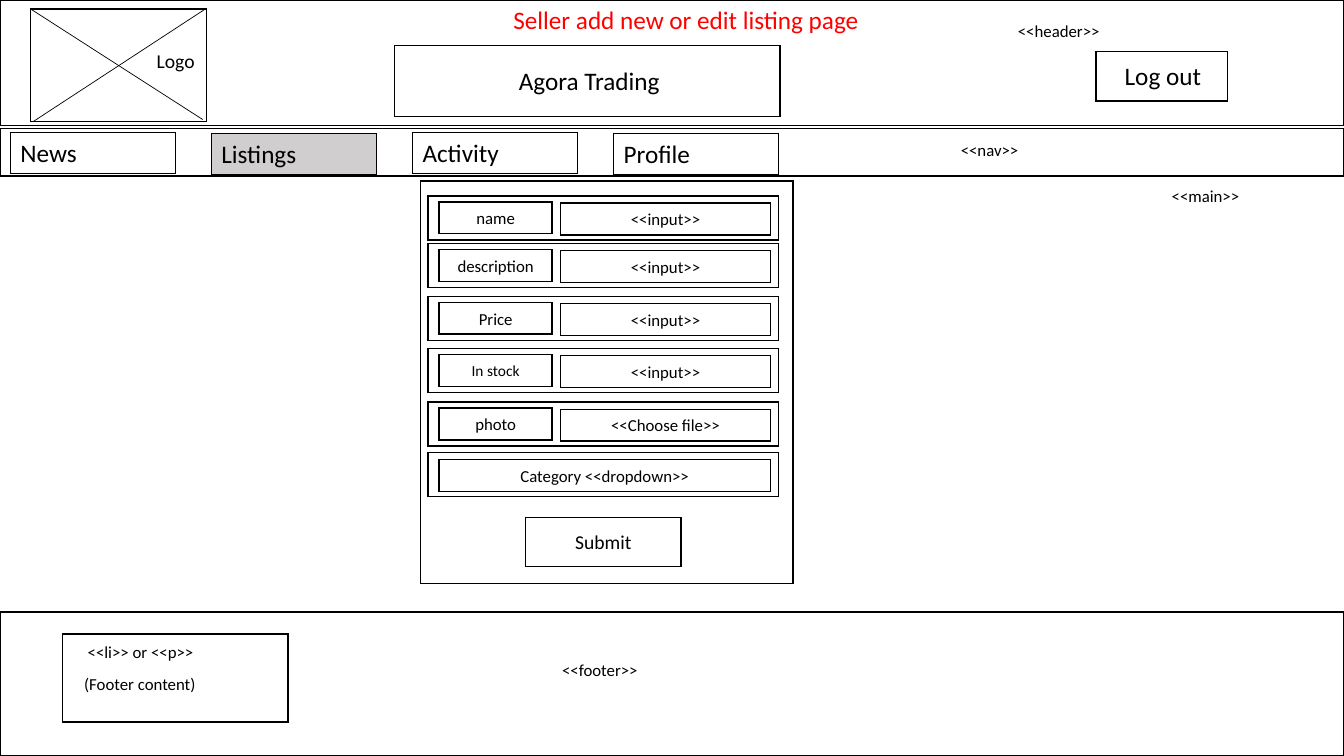
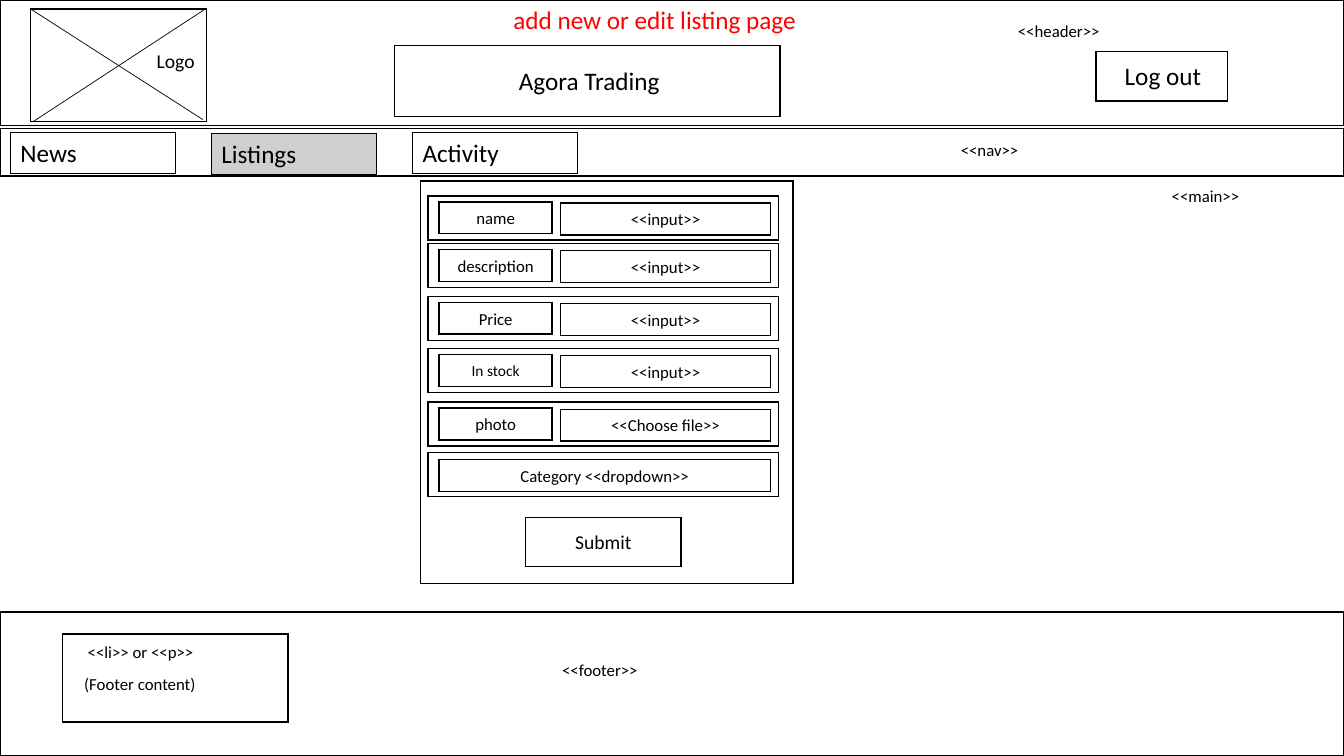
Before and after one commit to jameshutchy/Best-Practice-PHP, a slide deck: slide 6 of BCDE224 - Assessment 2 - James Hutchinson/BCDE244-Assesment 2 - James Hutchinson.pptx (slide 11 before the commit). Drawn at 1344x756 pixels with LibreOffice and Linux fonts; fonts in the diff are those of the drawing. Boxes give left, top, right and bottom in pixels: in the first picture for what was removed or moved away, otherwise in the second. Text is boxed around its words. In the diff, an @@ line names an element or a change of style, - is before the commit and + after.

```diff
--- a/BCDE224 - Assessment 2 - James Hutchinson/BCDE244-Assesment 2 - James Hutchinson.pptx
+++ b/BCDE224 - Assessment 2 - James Hutchinson/BCDE244-Assesment 2 - James Hutchinson.pptx
@@ text at bbox=[513, 11, 795, 34]: text changed @@
-Seller add new or edit listing page
+add new or edit listing page
@@ rectangle removed at bbox=[614, 134, 778, 174] @@
-Profile
```
Also in this commit, not shown: 9 other slides changed, 2 slides added, 11 slides removed, 22 other files.
